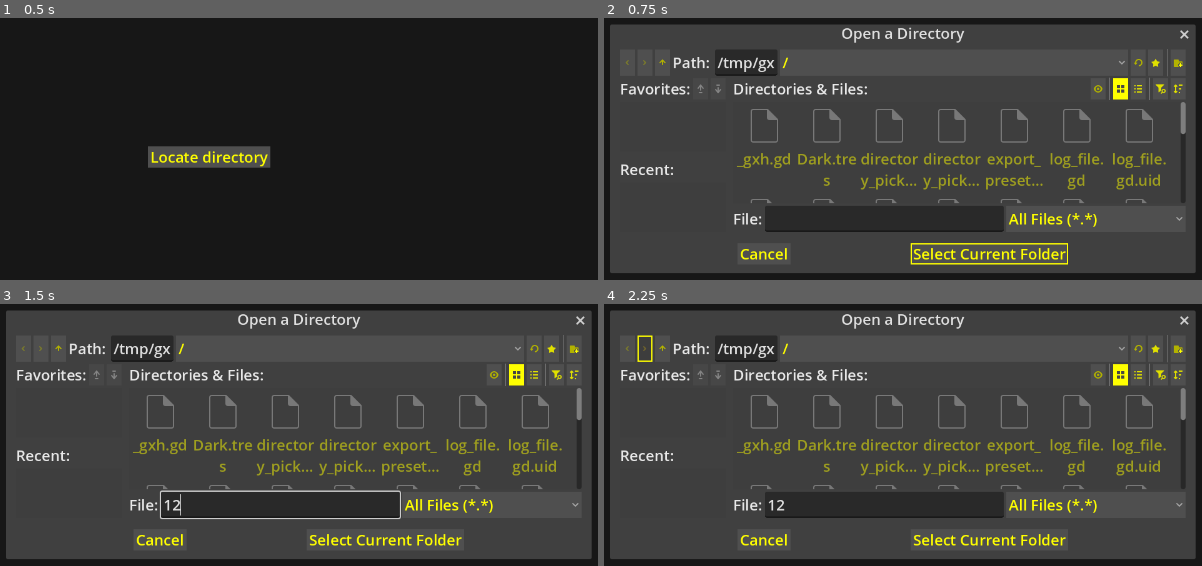
Above: before the commit, frames 1-4 (two rows, left to right).
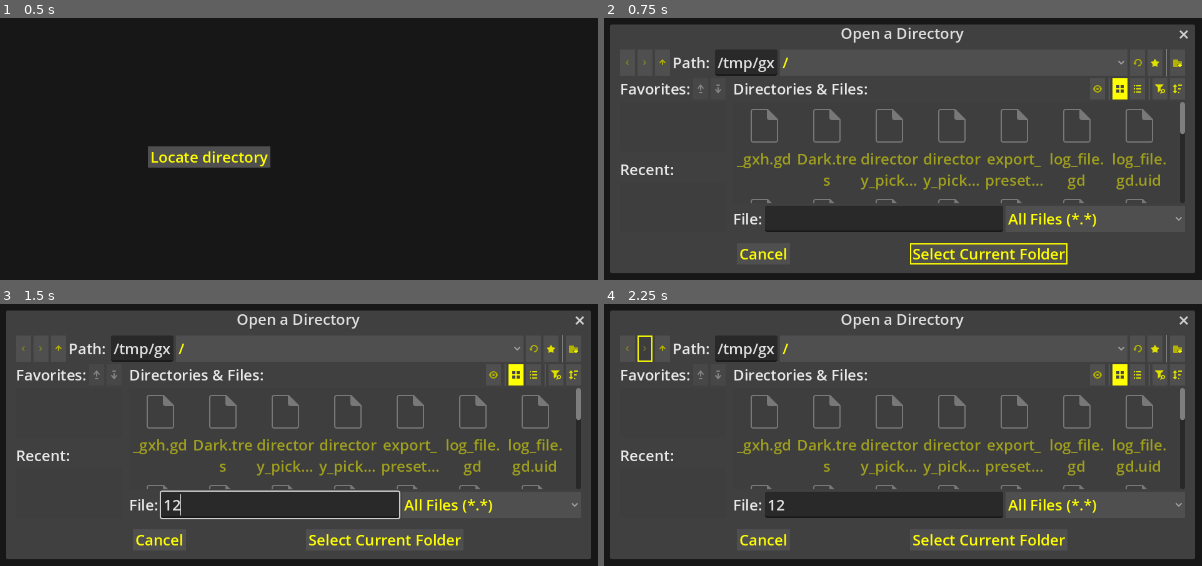
Above: after the commit, the same moments.

Repository: l1chorpe/cyberpunk-log-viewer
Game: Godot game, scene res://MainWindow.tscn
The game is run twice, just before and just after one commit, with the same random seed, the same clock (stepped at 60 frames per second) and the same inputs.
Inputs (mouse positions are in pixels of both pictures, inside the frame that each line leads up to):
- Up to frame 1 (0.5 s): no input
- Up to frame 2 (0.75 s): click "Locate directory" at 0.5 s
- Up to frame 3 (1.5 s): click (281, 505) at 1.27 s; type "12" at 1.35 s
- Up to frame 4 (2.25 s): click (645, 348) at 2 s

Frame 1 is identical in both runs. In frame 2, 1.6% of the frame differs, in the area x 22-99%, y 3-97%; in frame 3, 1.6%; in frame 4, 1.5%.

Commit message:
feat: added right click menu as hidden child of log file list

Diff:
--- a/log_file_list.tscn
+++ b/log_file_list.tscn
@@ -1,6 +1,7 @@
-[gd_scene load_steps=2 format=3 uid="uid://bgrsbih7no468"]
+[gd_scene load_steps=3 format=3 uid="uid://bgrsbih7no468"]
 
 [ext_resource type="Script" uid="uid://bspsn5pu1gs1l" path="res://log_file_list.gd" id="1_atb8g"]
+[ext_resource type="PackedScene" uid="uid://bbcd3icyndmcj" path="res://right_click_menu.tscn" id="2_2s1yg"]
 
 [node name="LogFileList" type="ItemList"]
 offset_right = 40.0
@@ -9,3 +10,7 @@
 auto_width = true
 auto_height = true
 script = ExtResource("1_atb8g")
+
+[node name="RightClickMenu" parent="." instance=ExtResource("2_2s1yg")]
+visible = false
+layout_mode = 0
